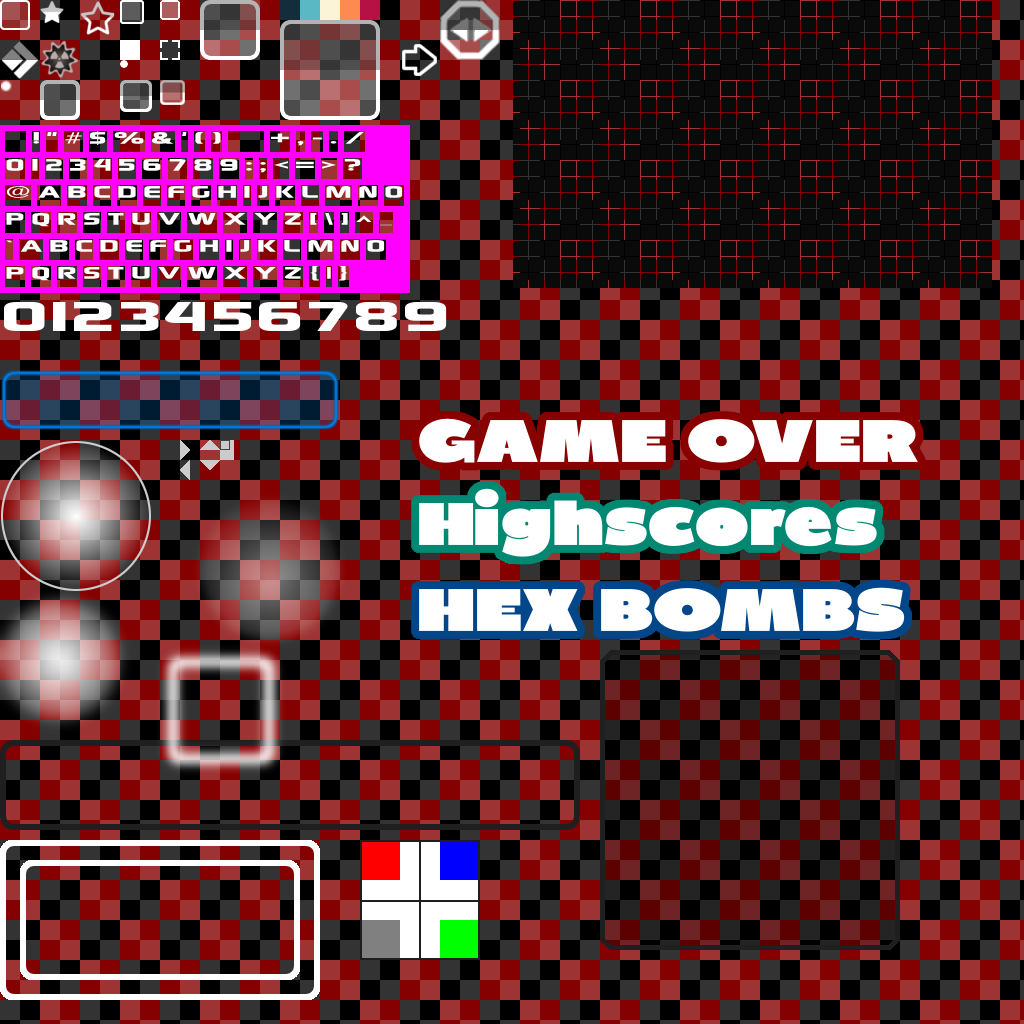
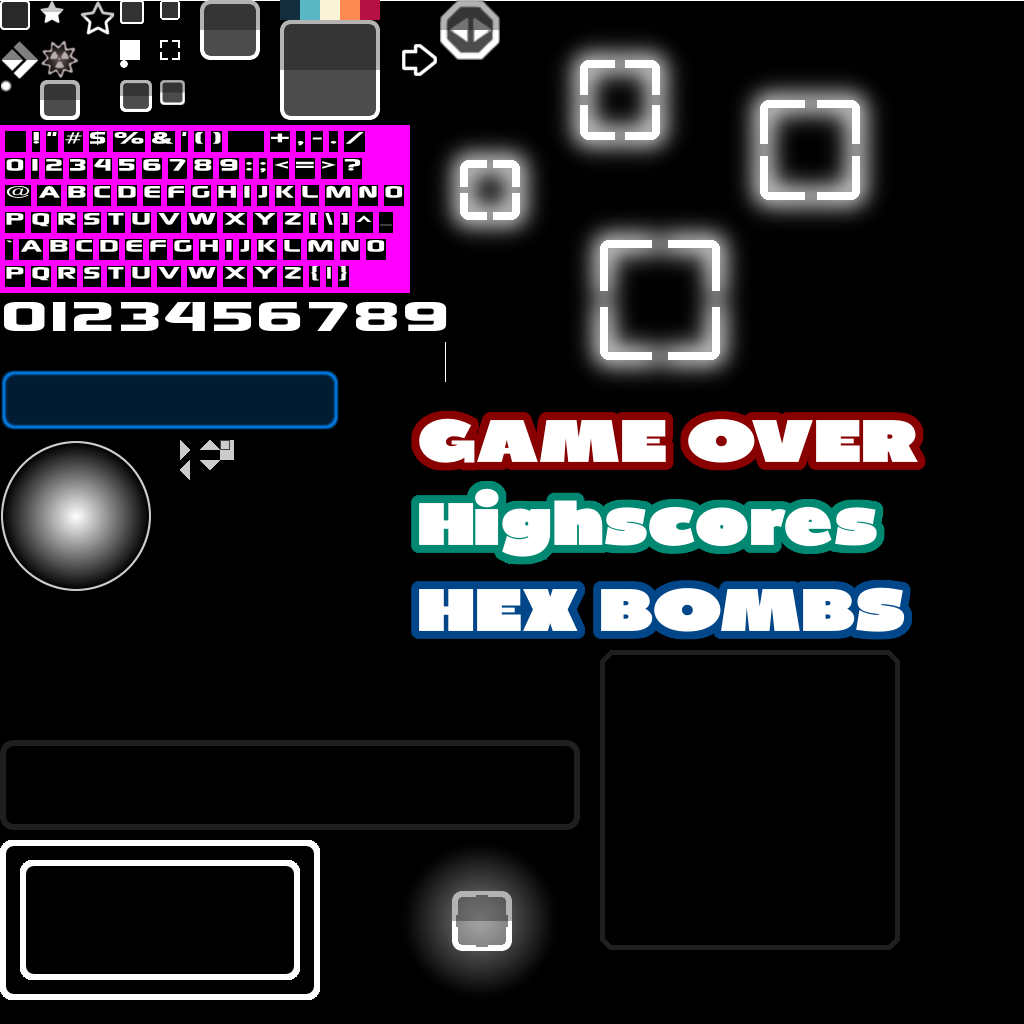
Layers edited between the first and the second 1024 × 1024 image:
removed layer "Ebene #4" over [0, 840, 320, 1000]
painted on "Ebene #6" over [0, 240, 720, 735]
removed layer "Ebene #10" over [155, 644, 287, 777]
added layer "Alien Glow #2" above "Ebene #8" over [564, 204, 756, 396]
"Ebene #8": opacity 47% → 100%, moved it above "Alien Glow #1", painted on it over [190, 60, 860, 651]
added layer "Alien Glow #1" above "Alien Glow" over [424, 24, 896, 256]
painted on "Ebene #13" over [0, 1, 992, 1000]
added layer "Ebene #11" (50%) above "Ebene #5" over [399, 839, 561, 1002]
hid "Ebene #17" over [0, 0, 1024, 1024]
showed "Hintergrund" over [0, 1, 1024, 1024]
